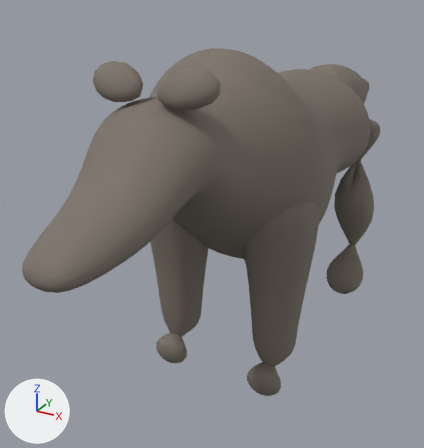
What one commit did to the Blender file mouse_open_world_clean_project/assets/creatures/kurt/kurt.blend.
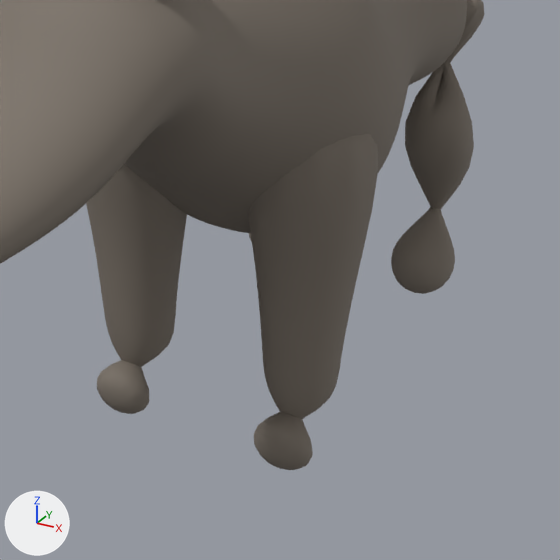
Old and new are each drawn whole from a 50 mm camera at (0.656, -1.132, 1.076) aimed at (-0.139, 0.313, 0.353) and again close up on the part from 24% to 100% of the width and 28% to 100% of the height. The lights are fixed; the arrows at lower left show +X, +Y and +Z. The last two pictures show the newer version.

The first close-up shows 'KurtArkaBacak_R', 'KurtGovde', 'KurtOnBacak_L', 'KurtOnBacak_R'.
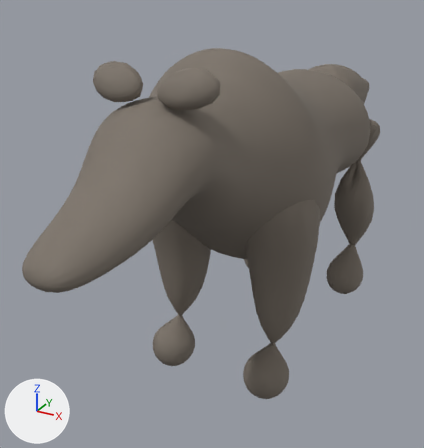
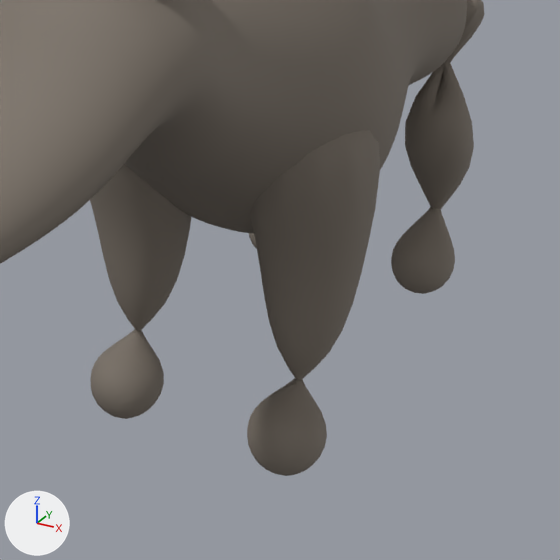
What changed in the scene script:
```text
Change me_kurtonbacak_r:
    used by ob_kurtonbacak_r; location = (0.0, 0.0, 0.0)
    remove me_kurtonbacak_r.from_pydata(...)  # 72 vertices, 62 faces; spans x 0.022..0.278, y 0.002..0.258, z -0.032..0.63
    add me_kurtonbacak_r.from_pydata(...)  # 72 vertices, 62 faces; spans x 0.018..0.282, y -0.018..0.261, z -0.032..0.656
    me_kurtonbacak_r part 1: 72 of 72 vertices moved; they spanned x 0.022..0.278, y 0.002..0.258, z -0.032..0.63 and now span x 0.018..0.282, y -0.018..0.261, z -0.032..0.656; mean shift (0.0, -0.005, 0.0)
Change me_kurtonbacak_l:
    used by ob_kurtonbacak_l; location = (0.0, 0.0, 0.0)
    remove me_kurtonbacak_l.from_pydata(...)  # 72 vertices, 62 faces; spans x -0.278..-0.022, y 0.002..0.258, z -0.032..0.63
    add me_kurtonbacak_l.from_pydata(...)  # 72 vertices, 62 faces; spans x -0.282..-0.018, y -0.018..0.261, z -0.032..0.656
    me_kurtonbacak_l part 2: 72 of 72 vertices moved; they spanned x -0.278..-0.022, y 0.002..0.258, z -0.032..0.63 and now span x -0.282..-0.018, y -0.018..0.261, z -0.032..0.656; mean shift (0.0, -0.005, 0.0)
```

Boxes (x1, y1, x2, y2) around the edits, measured in the close-ups (560 x 560 px):
'KurtOnBacak_R', reshaped: before (248, 134, 378, 470); after (247, 130, 380, 476)
'KurtOnBacak_L', reshaped: before (86, 164, 187, 414); after (90, 164, 191, 419)
